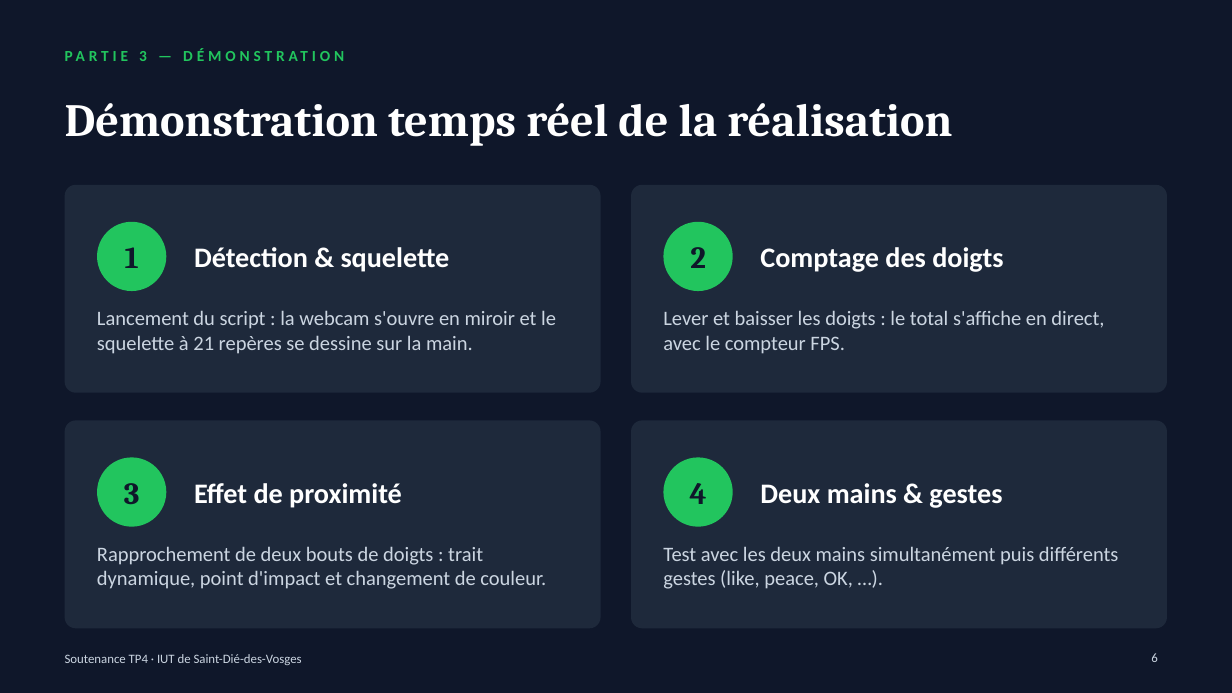
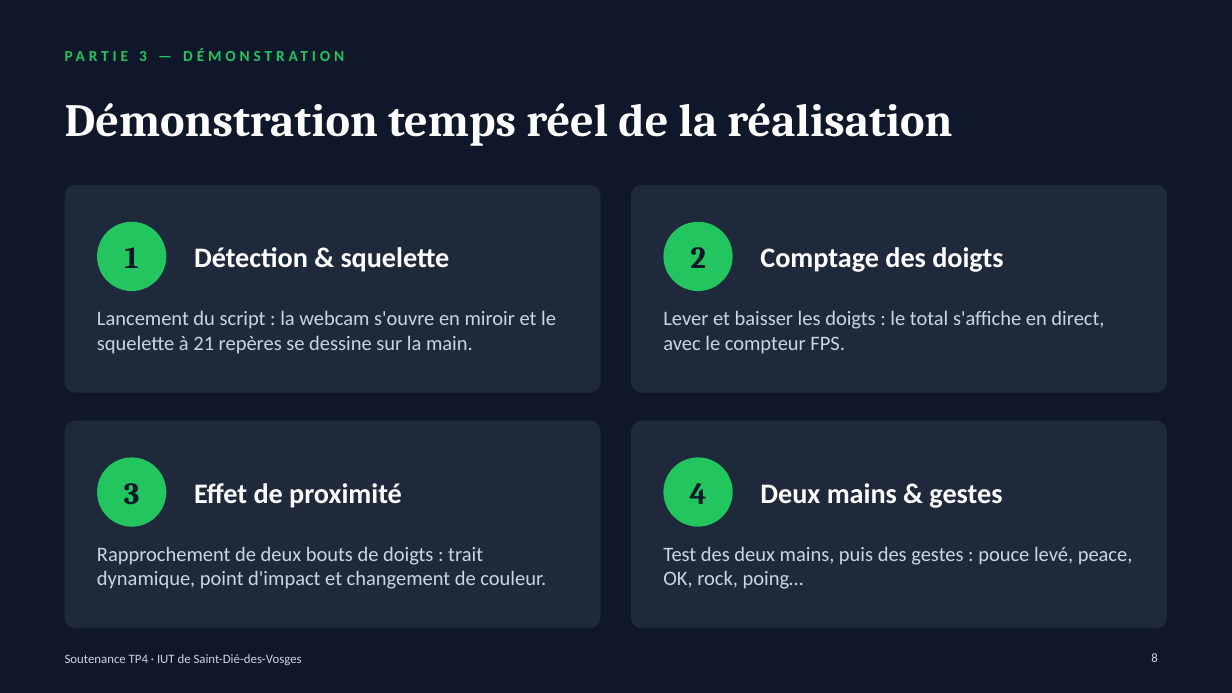
Before and after one commit to Valentin088/TP4-Mini_projet_detection_squelette_main, a slide deck: slide 8 of Soutenance_Tracking_Main.pptx (slide 6 before the commit). Drawn at 1232x693 pixels with LibreOffice and Linux fonts; fonts in the diff are those of the drawing. Boxes give left, top, right and bottom in pixels: in the first picture for what was removed or moved away, otherwise in the second. Text is boxed around its words. In the diff, an @@ line names an element or a change of style, - is before the commit and + after.

Commit message:
MàJ final powerpoint (explication des gestes)

```diff
--- a/Soutenance_Tracking_Main.pptx
+++ b/Soutenance_Tracking_Main.pptx
@@ text at bbox=[663, 546, 1133, 589]: text changed @@
-Test avec les deux mains simultanément puis différents gestes (like, peace, OK, …).
+Test des deux mains, puis des gestes : pouce levé, peace, OK, rock, poing…
```
Also in this commit, not shown: 2 other slides changed, 2 slides added.
